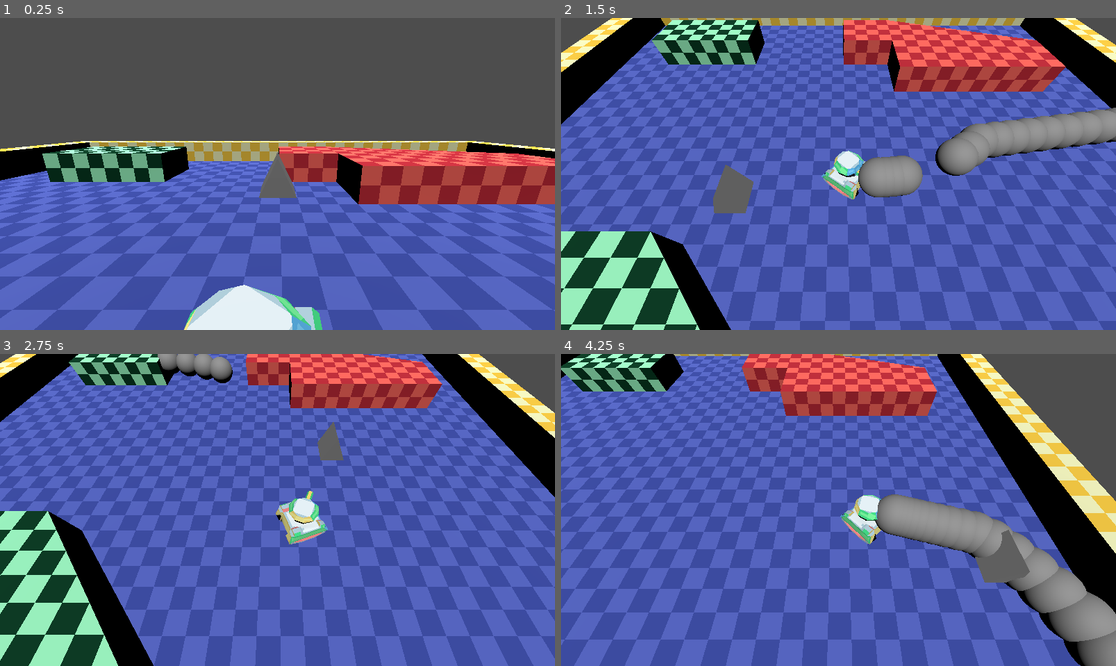
Above: before the commit, frames 1-4 (two rows, left to right).
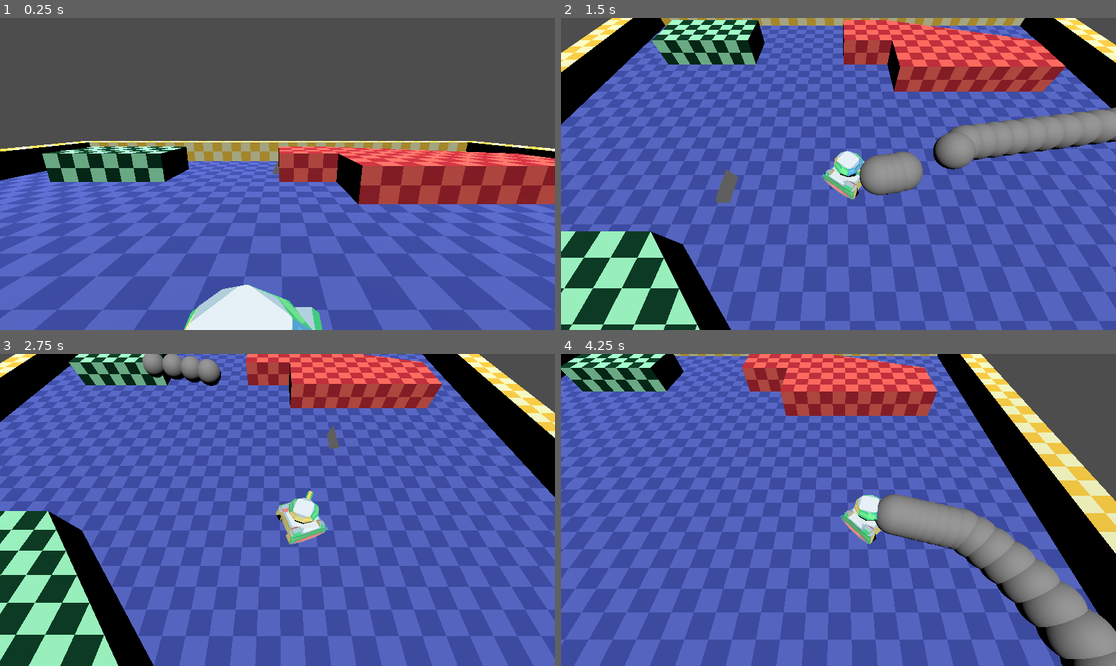
Above: after the commit, the same moments.

Repository: Skeleray/Tonks
Game: Godot game, scene res://MainTestScene.tscn
The game is run twice, just before and just after one commit, with the same random seed, the same clock (stepped at 60 frames per second) and the same inputs.
Inputs (mouse positions are in pixels of both pictures, inside the frame that each line leads up to):
- Up to frame 1 (0.25 s): no input
- Up to frame 2 (1.5 s): tap Enter (ui_accept) at 0.5, 0.77 s; move the mouse to (960, 158) at 0.52 s; hold D (right) 0.53-1.28 s; hold Space (shoot) 0.53-1.28 s; click (960, 158) at 0.67 s; move the mouse to (727, 189) at 1.27 s; hold S (backward) from 1.28 s (still down); tap Space (shoot) at 1.35 s; click (727, 189) at 1.42 s
- Up to frame 3 (2.75 s): tap Enter (ui_accept) at 1.52 s; move the mouse to (333, 441) at 2.02 s; release S (backward) at 2.03 s; hold D (right) from 2.03 s (still down); hold F from 2.03 s (still down); click (333, 441) at 2.17 s; tap Space (shoot) at 2.3 s
- Up to frame 4 (4.25 s): move the mouse to (810, 572) at 2.77 s; release D (right) at 2.78 s; release F at 2.78 s; hold W (forward) 2.78-3.53 s; tap Q at 2.85 s; click (810, 572) at 2.92 s; tap Enter (ui_accept) at 3.02, 3.77 s; tap Space (shoot) at 3.05 s; move the mouse to (1005, 556) at 3.52 s; hold A (left) from 3.53 s (still down); hold Space (shoot) from 3.53 s (still down); click (1005, 556) at 3.67 s

The runs differ from the first frame. In frame 1, 0.7% of the frame differs, in the area x 33-57%, y 42-100%; in frame 2, 1.5%; in frame 3, 1.2%; in frame 4, 3.8%, in the area x 70-100%, y 50-100%.

Commit message:
decoupled tank head with shooting and getting mouse position

Diff:
--- a/Character/Player.tscn
+++ b/Character/Player.tscn
@@ -1,10 +1,12 @@
-[gd_scene load_steps=8 format=3 uid="uid://de7mc0keiimy4"]
+[gd_scene load_steps=10 format=3 uid="uid://de7mc0keiimy4"]
 
 [ext_resource type="Script" path="res://Scripts/playerMover.gd" id="1_rg6gb"]
 [ext_resource type="PackedScene" uid="uid://brknc5konq6ak" path="res://Character/TankHead.tscn" id="2_4j75f"]
 [ext_resource type="Script" path="res://addons/smoothing/smoothing.gd" id="2_cejib"]
 [ext_resource type="PackedScene" uid="uid://b6xt2da4p8s3k" path="res://Models/TonkBody.gltf" id="2_nps53"]
-[ext_resource type="Script" path="res://Character/Mouse_Game_Script.gd" id="5_4qbjf"]
+[ext_resource type="Script" path="res://Character/PlayerMouse.gd" id="5_whse8"]
+[ext_resource type="Script" path="res://Character/player_shoot.gd" id="6_n3u7n"]
+[ext_resource type="PackedScene" uid="uid://brd3xrt4s6qyd" path="res://Bullets/BulletPoolTrigger.tscn" id="7_pd48w"]
 
 [sub_resource type="CylinderShape3D" id="CylinderShape3D_ulg2b"]
 height = 0.5
@@ -33,11 +35,18 @@
 [node name="TonkBody" parent="Smoothing/Body" instance=ExtResource("2_nps53")]
 transform = Transform3D(-1, 0, 8.74228e-08, 0, 1, 0, -8.74228e-08, 0, -1, 0, -0.251165, 0)
 
-[node name="TankHead" parent="Smoothing" node_paths=PackedStringArray("mesh") instance=ExtResource("2_4j75f")]
+[node name="TankHead" parent="Smoothing" instance=ExtResource("2_4j75f")]
 transform = Transform3D(0.719909, 0, 0, 0, 0.761143, 0, 0, 0, 0.846271, 0, 0.515566, 0)
 rotation_speed = 4.0
-mesh = NodePath("../../MeshInstance3D")
 
-[node name="Node3D" type="Node3D" parent="." node_paths=PackedStringArray("meshTest")]
-script = ExtResource("5_4qbjf")
-meshTest = NodePath("../MeshInstance3D")
+[node name="PlayerMouse" type="Node3D" parent="." node_paths=PackedStringArray("tank_head", "mesh")]
+script = ExtResource("5_whse8")
+tank_head = NodePath("../Smoothing/TankHead")
+mesh = NodePath("../MeshInstance3D")
+
+[node name="PlayerShoot" type="Node3D" parent="." node_paths=PackedStringArray("tank_head", "bullet_pool")]
+script = ExtResource("6_n3u7n")
+tank_head = NodePath("../Smoothing/TankHead")
+bullet_pool = NodePath("../BulletPoolTrigger")
+
+[node name="BulletPoolTrigger" parent="." instance=ExtResource("7_pd48w")]
--- /dev/null
+++ b/Character/PlayerMouse.gd
@@ -0,0 +1,27 @@
+extends Node3D
+class_name  PlayerMouse
+
+var current_mouse_position : Vector3
+@export var tank_head:TankHead
+@export var mesh :MeshInstance3D
+
+func _process(delta: float) -> void:
+	var viewPort := get_viewport()
+	var mouse_position := viewPort.get_mouse_position()
+	var camera :=  viewPort.get_camera_3d()
+
+	var origin := camera.project_ray_origin(mouse_position)
+	var direction := camera.project_ray_normal(mouse_position)
+
+	var ray_lengt := camera.far
+	var end := origin + direction * ray_lengt;
+
+	var space_state := get_world_3d().direct_space_state
+	var query := PhysicsRayQueryParameters3D.create(origin,end)
+	var result := space_state.intersect_ray(query)
+	var mouse_position_world: Vector3
+	if not result.is_empty() :
+			mouse_position_world = result["position"]
+			current_mouse_position = mouse_position_world
+			mesh.global_position = mouse_position_world
+			tank_head.target_global_position = current_mouse_position
--- a/Character/TankHead.tscn
+++ b/Character/TankHead.tscn
@@ -1,14 +1,12 @@
-[gd_scene load_steps=4 format=3 uid="uid://brknc5konq6ak"]
+[gd_scene load_steps=3 format=3 uid="uid://brknc5konq6ak"]
 
 [ext_resource type="Script" path="res://Character/tank_head.gd" id="1_6e5qn"]
 [ext_resource type="PackedScene" uid="uid://cdeq7h3mrl5lk" path="res://Models/TonkTurret.gltf" id="2_k5g0s"]
-[ext_resource type="PackedScene" uid="uid://brd3xrt4s6qyd" path="res://Bullets/BulletPoolTrigger.tscn" id="3_4b4sc"]
 
-[node name="TankHead" type="Node3D" node_paths=PackedStringArray("shootPoint", "bullet_pool", "rayCast")]
+[node name="TankHead" type="Node3D" node_paths=PackedStringArray("shootPoint", "rayCast")]
 transform = Transform3D(0.719909, 0, 0, 0, 0.761143, 0, 0, 0, 0.846271, 0, 0, 0)
 script = ExtResource("1_6e5qn")
 shootPoint = NodePath("ShootPoint")
-bullet_pool = NodePath("BulletPoolTrigger")
 rayCast = NodePath("RayCast3D")
 
 [node name="blockbench_export" parent="." instance=ExtResource("2_k5g0s")]
@@ -17,8 +15,6 @@
 [node name="ShootPoint" type="Node3D" parent="."]
 transform = Transform3D(1, 0, 0, 0, 1, 0, 0, 0, 1, 0, 0.294772, 0.715774)
 
-[node name="BulletPoolTrigger" parent="." instance=ExtResource("3_4b4sc")]
-
 [node name="RayCast3D" type="RayCast3D" parent="."]
 transform = Transform3D(1, 0, 0, 0, -4.37114e-08, 1, 0, -1, -4.37114e-08, 0, 0.301825, -0.242342)
 target_position = Vector3(0, -1.6, 0)
--- /dev/null
+++ b/Character/player_shoot.gd
@@ -0,0 +1,19 @@
+extends Node3D
+
+class_name PlayerShoot
+
+@export var tank_head :TankHead
+
+@export var bullet_pool: BulletPool
+
+func _process(delta: float) -> void:
+		if Input.is_action_pressed("shoot") :
+			if ! tank_head.rayCast.is_colliding() :
+				var shoot_point := tank_head.shootPoint
+				var new_bullet := bullet_pool._get_next_bullet()
+				new_bullet.set_process(true)
+				new_bullet.visible = true
+
+				var bulletDirection3D :=  (shoot_point.global_position - global_position)
+				var bullet_direction_flatt := Vector3(bulletDirection3D.x,0,bulletDirection3D.z).normalized()
+				new_bullet.SetStartPosition(shoot_point.global_position, bullet_direction_flatt)
--- a/Character/tank_head.gd
+++ b/Character/tank_head.gd
@@ -1,10 +1,11 @@
 extends Node3D
 
+class_name TankHead
+
 @export var rotation_speed:float
-@export var mesh : MeshInstance3D
 @export var shootPoint : Node3D
-@export var bullet_pool : BulletPool
 @export var rayCast :RayCast3D
+var target_global_position: Vector3
 
 var testBool:=false
 # Called when the node enters the scene tree for the first time.
@@ -15,44 +16,15 @@
 
 # Called every frame. 'delta' is the elapsed time since the previous frame.
 func _process(delta: float) -> void:
-	var viewPort := get_viewport()
-	var mouse_position := viewPort.get_mouse_position()
-	var camera :=  viewPort.get_camera_3d()
+	if target_global_position != null :
+		var current_tank_position := global_position
+		var target_delta :=  target_global_position - current_tank_position
+		var forward := global_basis.z
 
-	var origin := camera.project_ray_origin(mouse_position)
-	var direction := camera.project_ray_normal(mouse_position)
-
-	var ray_lengt := camera.far
-	var end := origin + direction * ray_lengt;
-
-	var space_state := get_world_3d().direct_space_state
-	var query := PhysicsRayQueryParameters3D.create(origin,end)
-	var result := space_state.intersect_ray(query)
-	var mouse_position_world: Vector3
-	if not result.is_empty() :
-			mouse_position_world = result["position"]
-			mesh.global_position = mouse_position_world
-			var current_tank_position := global_position
-			var target_delta :=  mouse_position_world - current_tank_position
-			var forward := global_basis.z
-
-			var forward_angle_radians := atan2(forward.x,forward.z)
-			var target_angle_radians := atan2(target_delta.x, target_delta.z)
-			var new_angle := rotate_toward(forward_angle_radians,target_angle_radians,rotation_speed * delta)
-			global_rotation.y = new_angle
-
-	if Input.is_action_pressed("shoot") :
-		if ! rayCast.is_colliding() :
-			var new_bullet := bullet_pool._get_next_bullet()
-			new_bullet.set_process(true)
-			new_bullet.visible = true
-
-			var bulletDirection3D :=  (shootPoint.global_position - global_position)
-			var bullet_direction_flatt := Vector3(bulletDirection3D.x,0,bulletDirection3D.z).normalized()
-			new_bullet.SetStartPosition(shootPoint.global_position, bullet_direction_flatt)
-			testBool = true
-
-
+		var forward_angle_radians := atan2(forward.x,forward.z)
+		var target_angle_radians := atan2(target_delta.x, target_delta.z)
+		var new_angle := rotate_toward(forward_angle_radians,target_angle_radians,rotation_speed * delta)
+		global_rotation.y = new_angle
 
 
 
